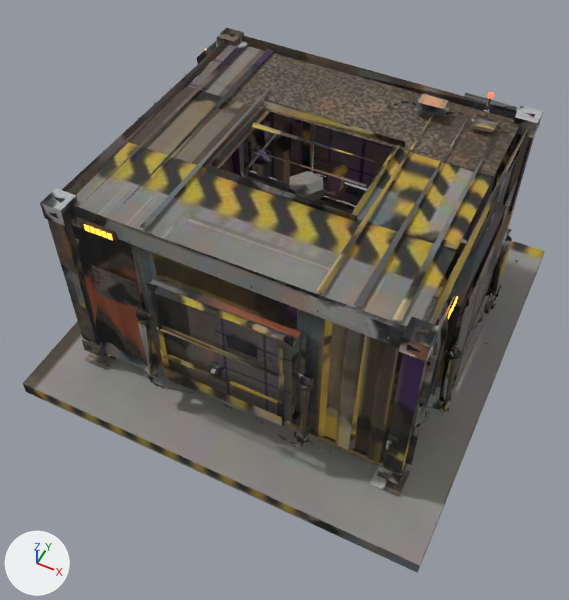
A saved change to the glTF model arte/modelos/logistica/armazenagem/bau/bau.glb.
Camera for both pictures: a 50 mm lens placed at (0.552, -1.21, 1.569), pointed at (0.008, -0.122, 0.209). The axes (+X, +Y, +Z) are drawn at lower left. The lights are the same throughout. The picture after the commit comes second. Where no turn or scale is listed for an object, it has been applied to the vertices. Vertices at exactly the same position are counted once.

Objects in the first picture: 'bau_corpo', 'bau_m0', 'bau_m5' and 8 more.
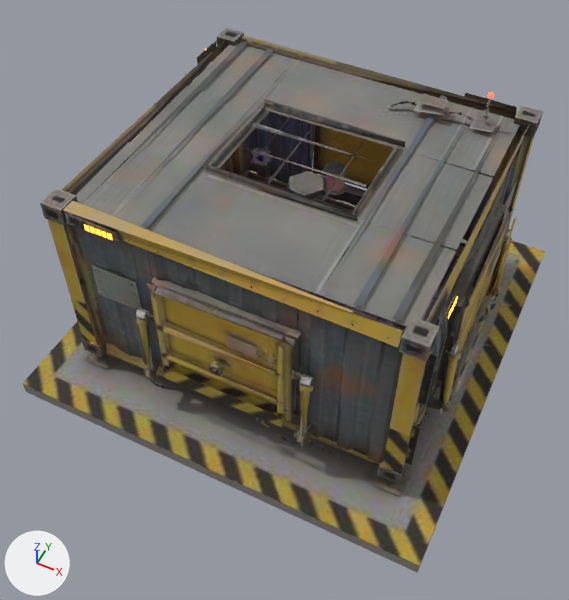
Pixel boxes [x1, y1, x2, y2] of what changed, in the pictures (569 x 600 px; the box of a moved part takes in the faces that stretch with it):
part 1 of me_bau_tampa_002, moved or reshaped: before [49, 87, 535, 478]; after [47, 44, 535, 479]
part 2 of me_bau_tampa_002, surface changed: [22, 28, 545, 573] in both
part 3 of me_bau_tampa, surface changed (black to yellow): [136, 286, 314, 428] in both
part 4 of me_bau_tampa_001, surface changed: [313, 125, 394, 189] in both

Edits to the bpy script that builds the scene:
```text
Change me_bau_tampa_002:
    where me_bau_tampa_002.from_pydata(...)  # 2496 vertices, 1855 faces; spans x -0.917..0.083, y -0.5..0.5, z -0.431..0.177
    used by ob_bau_corpo; location = (0.417, 0.0, 0.431)
    me_bau_tampa_002 part 1: 203 of 2496 vertices moved; they spanned x -0.871..0.015, y -0.395..0.393, z -0.38..0.126 and now span x -0.871..0.015, y -0.395..0.393, z -0.38..0.126; mean shift (0.0, -0.007, 0.002); largest move (-0.038, 0.32, -0.356) -> (-0.767, -0.37, 0.109)
    me_bau_tampa_002 part 2: 1798 kept faces spanning x -0.917..0.083, y -0.5..0.5, z -0.431..0.177 get new texture (UV) coordinates
Change me_bau_tampa:
    where me_bau_tampa.from_pydata(...)  # 118 vertices, 124 faces; spans x -0.201..0.201, y -0.039..0.009, z -0.274..0.008
    used by ob_bau_m0; location = (0.0, -0.387, 0.431)
    me_bau_tampa part 3: texture (UV) coordinates of 124 of 124 faces, centred in x -0.192..0.192, y -0.037..0.007, z -0.257..0.005, changed; they spanned u 0.0..1.0, v 0.07..0.98 and now span u 0.01..1.0, v 0.0..0.97
Change me_bau_tampa_001:
    where me_bau_tampa_001.from_pydata(...)  # 115 vertices, 116 faces; spans x -0.201..0.201, y -0.009..0.039, z -0.274..0.008
    used by ob_bau_m5; location = (0.0, 0.387, 0.431)
    me_bau_tampa_001 part 4: texture (UV) coordinates of 116 of 116 faces, centred in x -0.192..0.192, y -0.007..0.037, z -0.257..0.005, changed; they spanned u 0.0..1.0, v 0.0..0.98 and now span u 0.0..1.0, v 0.0..0.97
```
